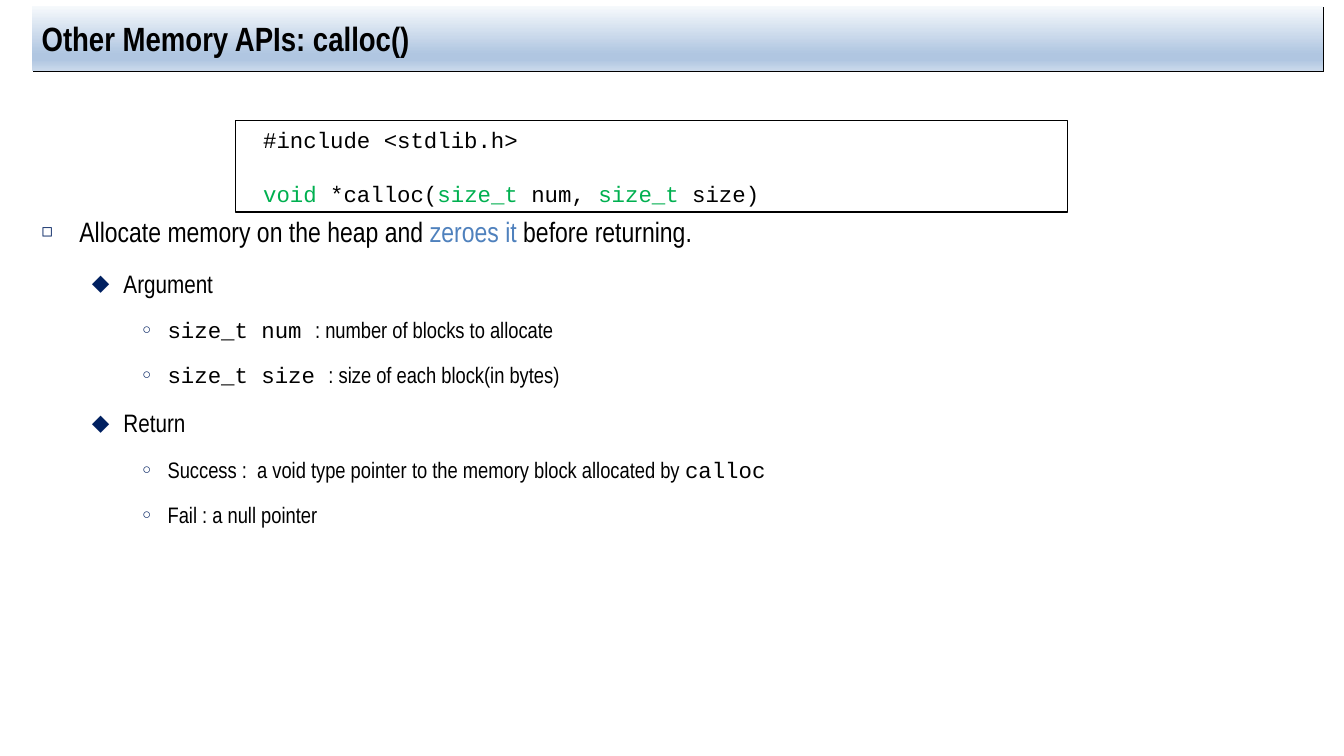
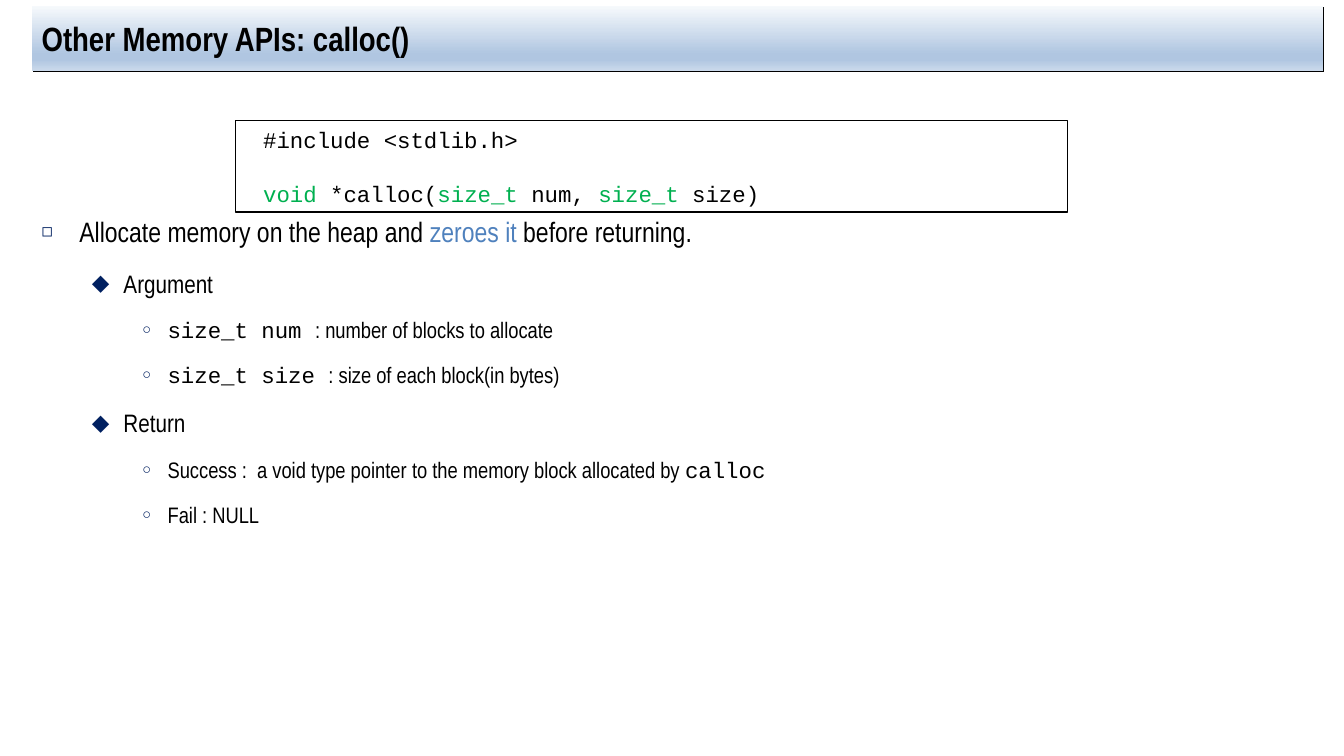
Before and after one commit to jachermocilla/extra-course-materials, a slide deck: slide 22 of cmsc125/ostep/slides/01.Virtualization/14.Memory_API.pptx (slide 16 before the commit). Drawn at 1344x756 pixels with LibreOffice and Linux fonts; fonts in the diff are those of the drawing. Boxes give left, top, right and bottom in pixels: in the first picture for what was removed or moved away, otherwise in the second. Text is boxed around its words. In the diff, an @@ line names an element or a change of style, - is before the commit and + after.

```diff
--- a/cmsc125/ostep/slides/01.Virtualization/14.Memory_API.pptx
+++ b/cmsc125/ostep/slides/01.Virtualization/14.Memory_API.pptx
@@ text at (168, 506, 259, 524): text changed @@
-    ○ Fail : a null pointer
+    ○ Fail : NULL
```
Also in this commit, not shown: 14 other slides changed, 3 slides added, 1 other file.
